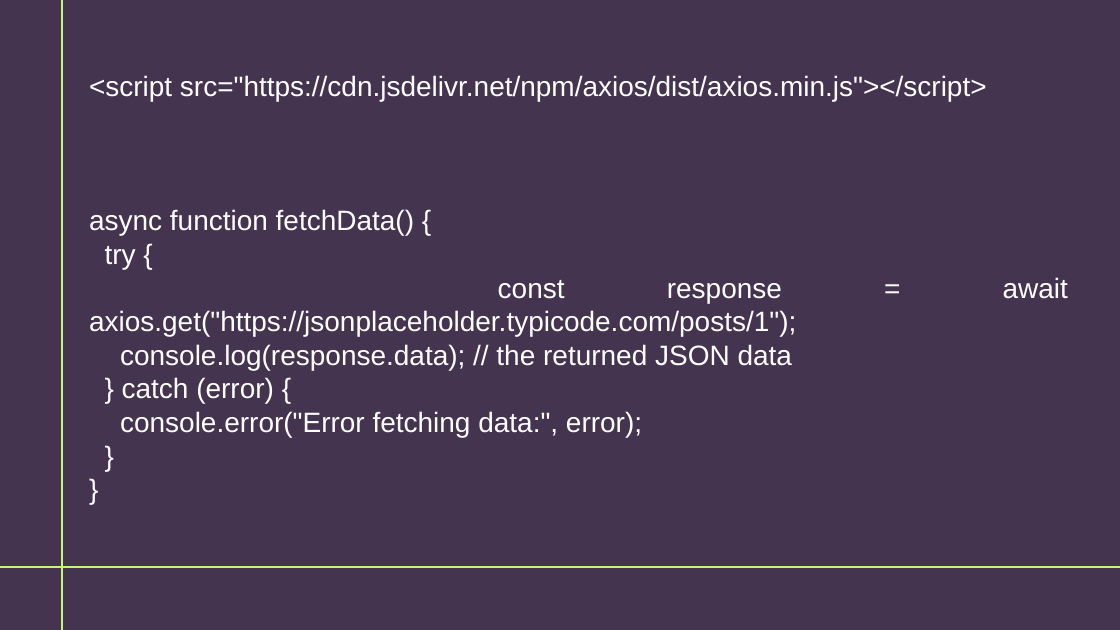
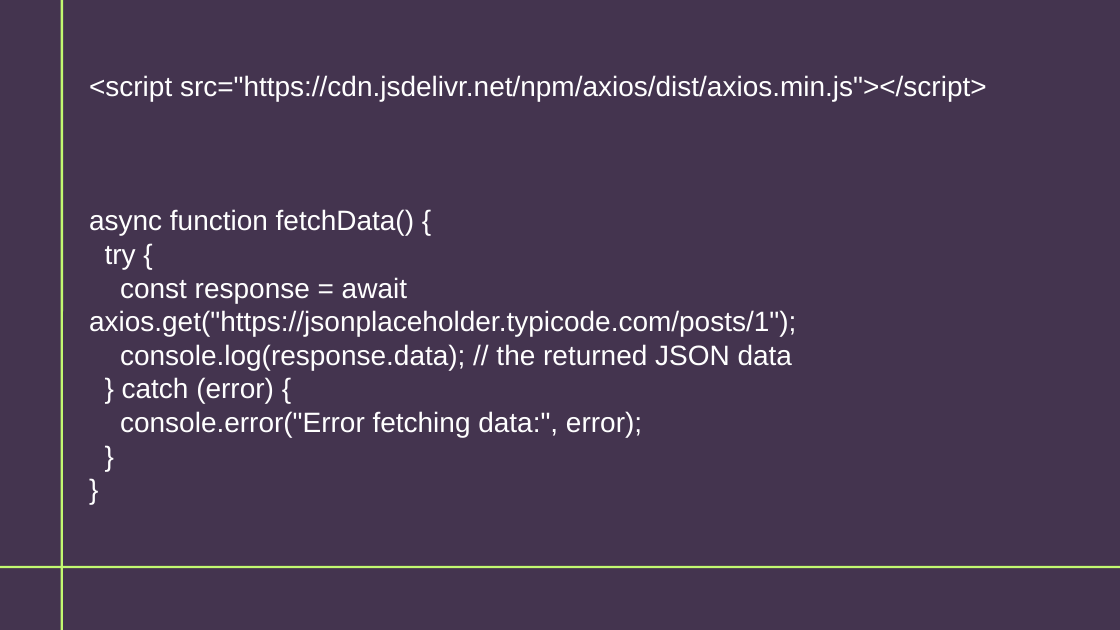
Before and after one commit to amiel103/resources, a slide deck: slide 11 of ppt/webdev/intro to security.pptx. Drawn at 1120x630 pixels with LibreOffice and Linux fonts; fonts in the diff are those of the drawing. Boxes give left, top, right and bottom in pixels: in the first picture for what was removed or moved away, otherwise in the second. Text is boxed around its words. In the diff, an @@ line names an element or a change of style, - is before the commit and + after.

```diff
--- a/ppt/webdev/intro to security.pptx
+++ b/ppt/webdev/intro to security.pptx
@@ text at (x1=89, y1=209, x2=796, y2=437): alignment justified to left @@
```
Also in this commit, not shown: 8 other slides changed, 10 other files.
